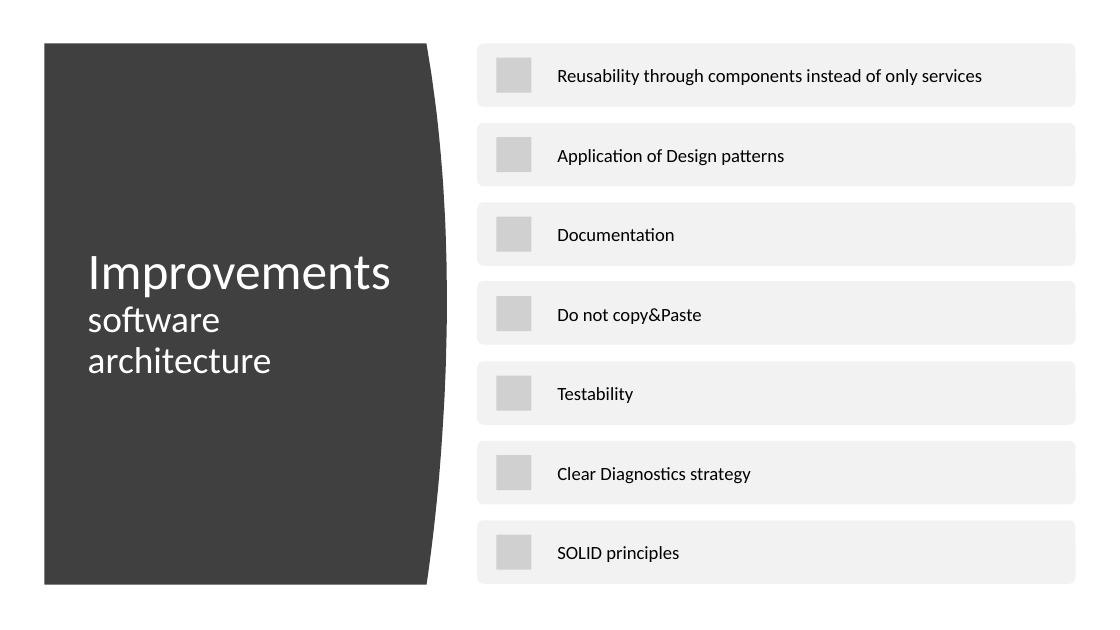
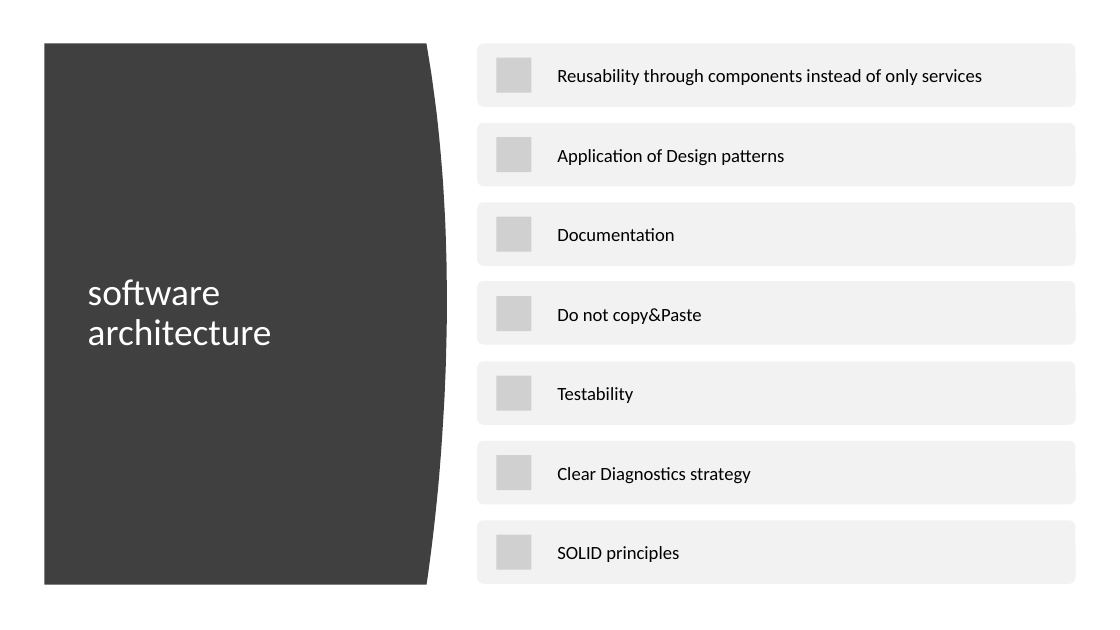
Before and after one commit to vpaulino/SWADN, a slide deck: slide 11 of SWADN Framework.pptx (slide 9 before the commit). Drawn at 1120x630 pixels with LibreOffice and Linux fonts; fonts in the diff are those of the drawing; grey boxes stand for pictures. Boxes give left, top, right and bottom in pixels: in the first picture for what was removed or moved away, otherwise in the second. Text is boxed around its words. In the diff, an @@ line names an element or a change of style, - is before the commit and + after.

```diff
--- a/SWADN Framework.pptx
+++ b/SWADN Framework.pptx
@@ title at [88,279,272,346]: text changed @@
-Improvements software architecture
+software architecture
```
Also in this commit, not shown: 3 other slides changed, 1 slide removed.
